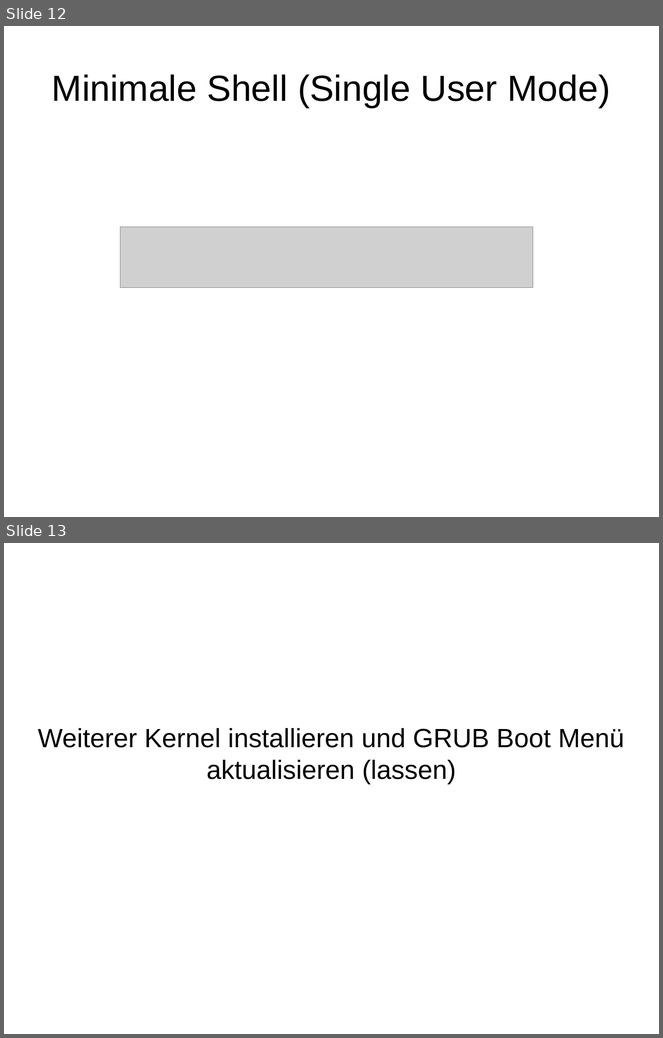
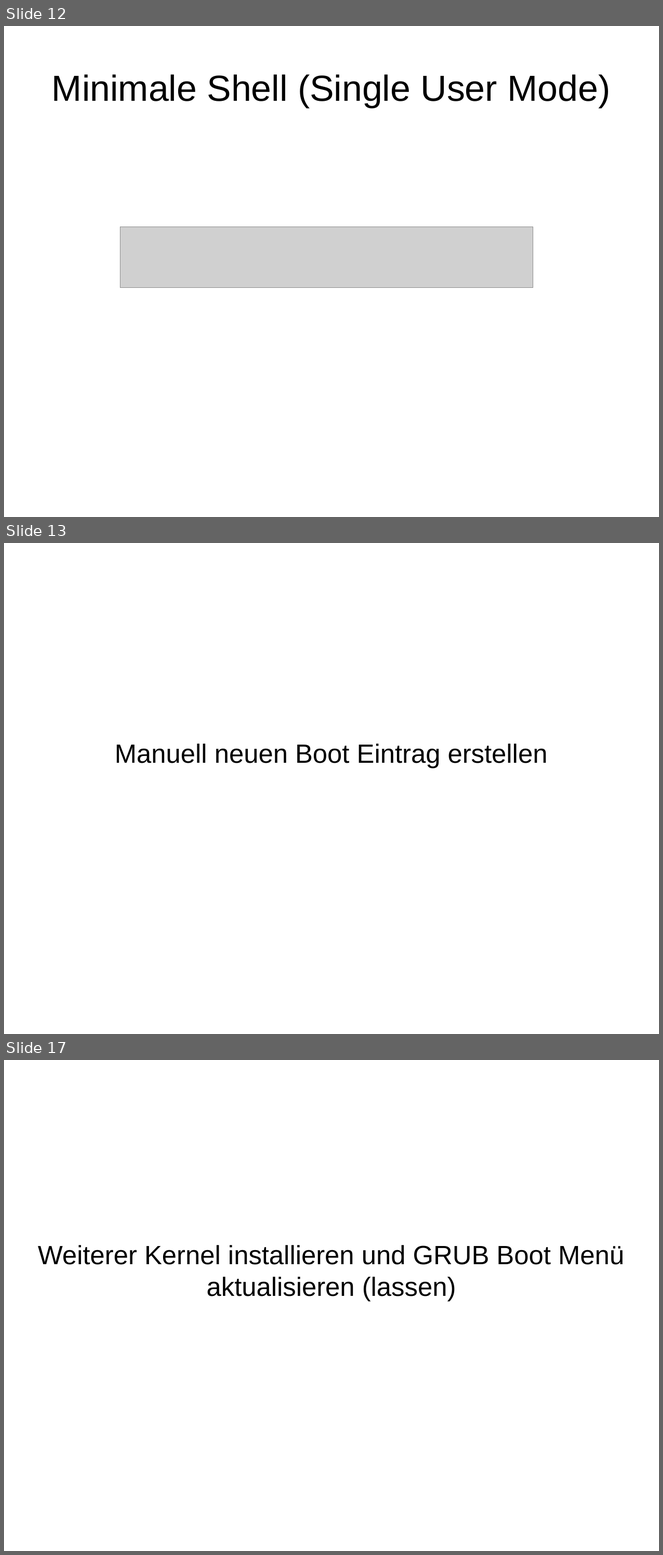
Before and after one commit to adfinis/adsy-trainings, a slide deck: SSA_SUSE-System-Administration/1004_grub2/modul_grub2_1004_02_demo.odp. Shown one above the other, each under a label of ours: slides 12 and 13 before the commit, slides 12, 13 and 17 after it; the slides between them are not shown. The pictures are 663x1038 and 663x1555 pixels, drawn with LibreOffice and Linux fonts; fonts in the diff are those of the drawing; grey boxes stand for pictures. Boxes give left, top, right and bottom in pixels: in the first picture for what was removed or moved away, otherwise in the second. Text is boxed around its words. In the diff, an @@ line names an element or a change of style, - is before the commit and + after.

```diff
--- a/SSA_SUSE-System-Administration/1004_grub2/modul_grub2_1004_02_demo.odp
+++ b/SSA_SUSE-System-Administration/1004_grub2/modul_grub2_1004_02_demo.odp
@@ slide 13 added at [4,543,659,1034], background #FFFFFF @@
@@ subtitle added at [115,744,548,769], 32 pt, text #000000 @@
+Manuell neuen Boot Eintrag erstellen
@@ what was slide 13 is now slide 17 @@
```
Also in this commit, not shown: 3 other slides added, 4 other files.
